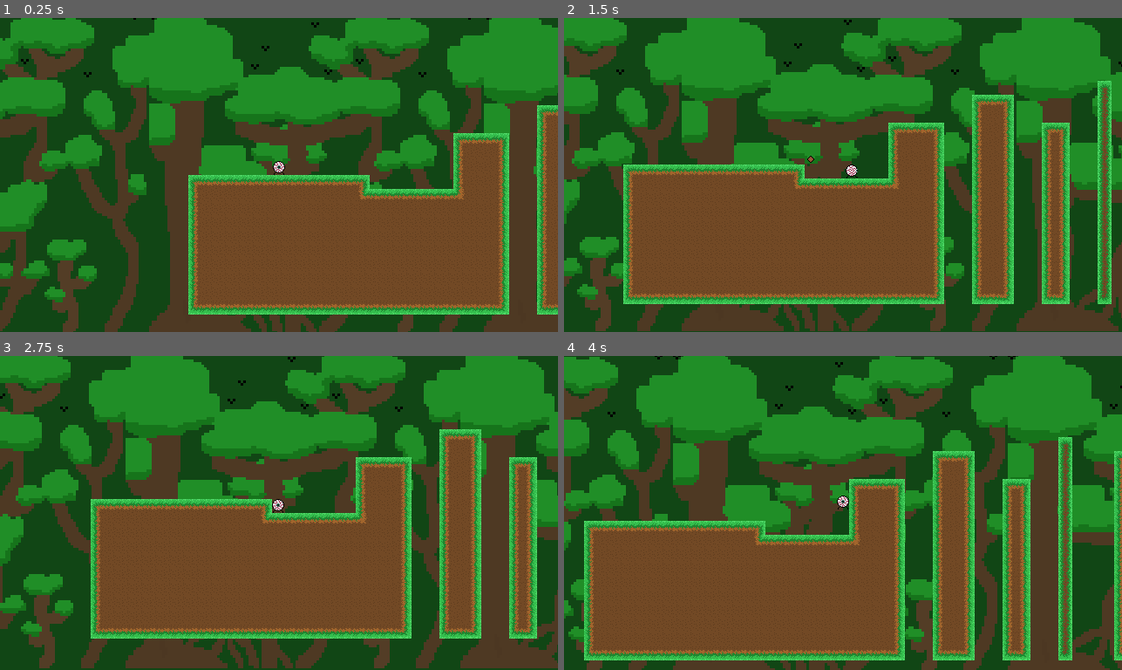
Above: before the commit, frames 1-4 (two rows, left to right).
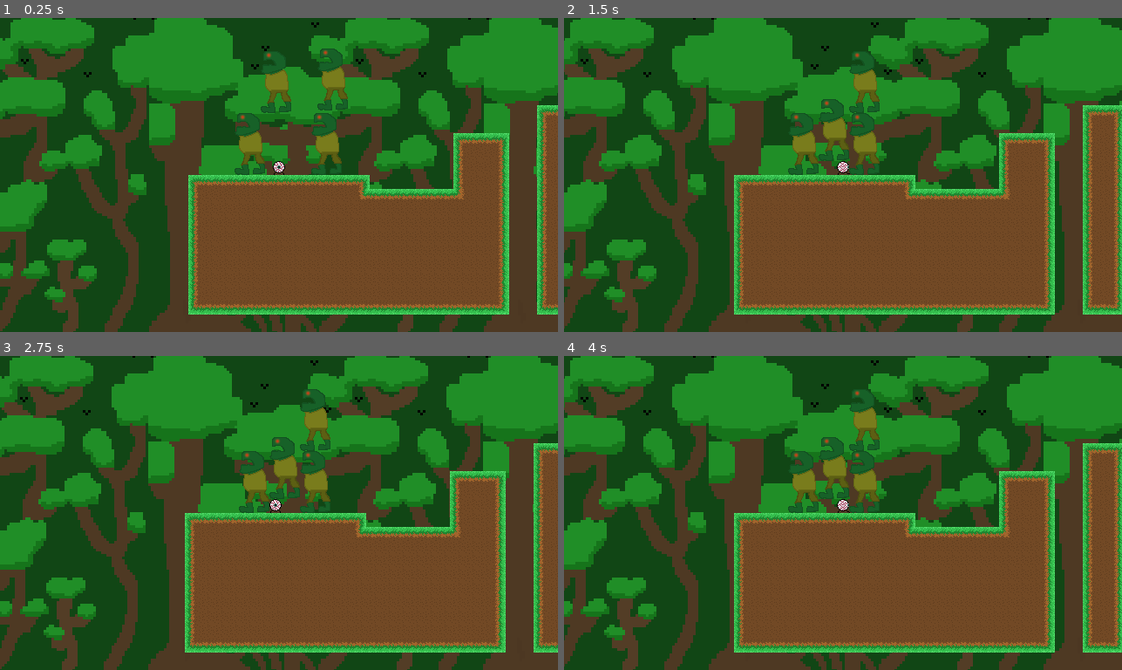
Above: after the commit, the same moments.

Repository: epimetheusgames/EyeSore
Game: Godot game, scene res://World.tscn
The game is run twice, just before and just after one commit, with the same random seed, the same clock (stepped at 60 frames per second) and the same inputs. Before the commit the project has no main scene; this scene is started directly in both runs.
Inputs (mouse positions are in pixels of both pictures, inside the frame that each line leads up to):
- Up to frame 1 (0.25 s): no input
- Up to frame 2 (1.5 s): move the mouse to (965, 159) at 0.52 s; hold D (movement_right) from 0.53 s (still down); tap Alt (self_destruct, bound only after the commit) at 0.6 s; tap Space (movement_jump) at 0.77 s; move the mouse to (731, 190) at 1.27 s; click (731, 190) at 1.35 s
- Up to frame 3 (2.75 s): tap Space (movement_jump) at 1.52 s; tap Alt (self_destruct, bound only after the commit) at 1.55, 2.1 s; move the mouse to (334, 443) at 2.02 s; release D (movement_right) at 2.03 s; hold A (movement_left) from 2.03 s (still down)
- Up to frame 4 (4 s): move the mouse to (815, 575) at 2.77 s; release A (movement_left) at 2.78 s; hold D (movement_right) from 2.78 s (still down); tap Alt (self_destruct, bound only after the commit) at 2.85, 3.8 s; tap Space (movement_jump) at 3.02, 3.77 s; move the mouse to (1010, 560) at 3.52 s; click (1010, 560) at 3.6 s

The runs differ from the first frame. In frame 1, 2.5% of the frame differs, in the area x 42-63%, y 9-50%; in frame 2, 61%; in frame 3, 58%; in frame 4, 66%, in the area x 0-100%, y 0-100%.

Commit message:
Added basic enemies

Diff:
--- /dev/null
+++ b/OGPC_Project_Native_Directory/Enemy1.gd
@@ -0,0 +1,122 @@
+extends KinematicBody2D
+
+# I did kind of copy a lot of this code from the player script
+
+# whether or not the player is currently holding down to fastfall
+var fastfall = false
+
+# Enemy Vector2 velocity
+var velocity = Vector2.ZERO
+# The direction the enemy will move in depending on calculations
+var movement_direction = Vector2.ZERO
+# I might need it
+var current_speed = 0
+
+# if enemy died
+var died = false
+
+#the strength of the player's gravity while not fastfalling
+export var gravity_strength = 10
+# the strength of the player's gravity while fastfalling
+export var fastfall_gravity_strength = 25
+# the speed of the player's acceleration
+export var acceleration_speed = 5
+# the speed of the player switching directions
+export var turnaround_speed = 12
+# the speed at which the player slows down
+export var friction_strength = 20
+# the speed at which the player's y velocity starts decelerating after they let go of the jump button
+export var low_jump_deceleration_speed = 1.95
+# the player's maximum speed
+export var max_speed = 200
+# the max falling speed of the player
+export var max_fall_speed = 260
+# the speed at which the player switches directions slower
+export var fast_turnaround_threshold = 180
+
+func _physics_process(delta):
+	var player = get_owner().get_node("Player_Body")
+	var space_state = get_world_2d().direct_space_state
+	var self_position = position - $CollisionShape2D.shape.extents
+	var result = space_state.intersect_ray(position, player.position, [self])
+
+	if died:
+		$AnimatedSprite.visible = false
+		$CollisionShape2D.disabled = true
+		return
+
+	movement_direction = Vector2.ZERO
+
+	if result and result.collider.get_class() == "KinematicBody2D":
+		if player.position.x < position.x:
+			movement_direction.x = -1
+		elif player.position.x > position.x:
+			movement_direction.x = 1
+
+	if movement_direction.x == 0:
+		Apply_Friction()
+	else:
+		Apply_Acceleration(movement_direction.x)
+
+	velocity = move_and_slide(velocity, Vector2.UP)
+
+	if velocity.x >= 0:
+		current_speed = velocity.x
+	elif velocity.x < 0:
+		current_speed = velocity.x * -1
+
+	if fastfall == true:
+		if velocity.y < max_fall_speed * 1.5:
+			Apply_Gravity()
+	else:
+		if velocity.y < max_fall_speed:
+			Apply_Gravity()
+
+	if position.y > 700:
+		died = true
+
+	if velocity.x == 0 and is_on_floor():
+		#$AnimatedSprite.animation = "Idle"
+		$AnimatedSprite.play()
+	elif velocity.x > 0 and is_on_floor():
+		#set animation to walking right
+		#$AnimatedSprite.animation = "Walking_Right"
+		$AnimatedSprite.play()
+	elif velocity.x < 0 and is_on_floor():
+		#set animation to walking left
+		#$AnimatedSprite.animation = "Walking_Left"
+		$AnimatedSprite.play()
+	elif not is_on_floor() and movement_direction.x == 0:
+		#$AnimatedSprite.animation = "Jumping_Center"
+		$AnimatedSprite.play()
+	elif not is_on_floor() and velocity.x > 0:
+		#$AnimatedSprite.animation = "Jumping_Right"
+		$AnimatedSprite.play()
+	elif not is_on_floor() and velocity.x < 0:
+		#$AnimatedSprite.animation = "Jumping_Left"
+		$AnimatedSprite.play()
+	else:
+		$AnimatedSprite.stop()
+
+func Apply_Gravity():
+	if fastfall == true:
+		velocity.y += fastfall_gravity_strength
+	else:
+		velocity.y += gravity_strength
+
+func Apply_Acceleration(x_direction):
+	if current_speed < fast_turnaround_threshold:
+		acceleration_speed = 10
+		turnaround_speed = 24
+	else:
+		acceleration_speed = 10
+		turnaround_speed = 18
+
+	if movement_direction.x * velocity.x >= 0:
+		velocity.x = move_toward(velocity.x, x_direction * max_speed, acceleration_speed)
+	else:
+		velocity.x = move_toward(velocity.x, x_direction * max_speed, turnaround_speed)
+
+#move the player's x velocity towards 0 by the friction_strength variable every time it is called
+func Apply_Friction():
+	velocity.x = move_toward(velocity.x, 0, friction_strength)
--- /dev/null
+++ b/OGPC_Project_Native_Directory/Enemy1.tscn
@@ -0,0 +1,26 @@
+[gd_scene load_steps=5 format=2]
+
+[ext_resource path="res://OGPC_2022_Mad_Left_1_Sprite.png" type="Texture" id=1]
+[ext_resource path="res://Enemy1.gd" type="Script" id=2]
+
+[sub_resource type="SpriteFrames" id=1]
+animations = [ {
+"frames": [ ExtResource( 1 ) ],
+"loop": true,
+"name": "MadLeft",
+"speed": 5.0
+} ]
+
+[sub_resource type="RectangleShape2D" id=2]
+extents = Vector2( 17.5, 35.5 )
+
+[node name="Enemy1Body" type="KinematicBody2D" groups=["enemies"]]
+script = ExtResource( 2 )
+
+[node name="AnimatedSprite" type="AnimatedSprite" parent="."]
+frames = SubResource( 1 )
+animation = "MadLeft"
+
+[node name="CollisionShape2D" type="CollisionShape2D" parent="."]
+position = Vector2( 1.5, 0.5 )
+shape = SubResource( 2 )
--- a/OGPC_Project_Native_Directory/Player.gd
+++ b/OGPC_Project_Native_Directory/Player.gd
@@ -81,6 +81,9 @@
 	if position.y > 700:
 		position = respawn_position
 
+	if Input.is_action_just_pressed("self_destruct"):
+		position = respawn_position
+
 	# if the player is not moving, start the animation player and play the idle animation, and the rest of the animations have not been implemented yet so if it needs to play those it just stops the animation
 	if velocity.x == 0 and is_on_floor():
 		$AnimatedSprite.animation = "Idle"
--- a/OGPC_Project_Native_Directory/Player.tscn
+++ b/OGPC_Project_Native_Directory/Player.tscn
@@ -9,6 +9,10 @@
 [sub_resource type="RectangleShape2D" id=6]
 extents = Vector2( 7, 8 )
 
+[sub_resource type="AtlasTexture" id=26]
+atlas = ExtResource( 2 )
+region = Rect2( 0, 0, 16, 16 )
+
 [sub_resource type="AtlasTexture" id=47]
 atlas = ExtResource( 5 )
 region = Rect2( 0, 0, 16, 16 )
@@ -16,6 +20,70 @@
 [sub_resource type="AtlasTexture" id=48]
 atlas = ExtResource( 5 )
 region = Rect2( 16, 0, 16, 16 )
+
+[sub_resource type="AtlasTexture" id=53]
+atlas = ExtResource( 5 )
+region = Rect2( 96, 0, 16, 16 )
+
+[sub_resource type="AtlasTexture" id=54]
+atlas = ExtResource( 5 )
+region = Rect2( 112, 0, 16, 16 )
+
+[sub_resource type="AtlasTexture" id=55]
+atlas = ExtResource( 5 )
+region = Rect2( 128, 0, 16, 16 )
+
+[sub_resource type="AtlasTexture" id=50]
+atlas = ExtResource( 5 )
+region = Rect2( 48, 0, 16, 16 )
+
+[sub_resource type="AtlasTexture" id=51]
+atlas = ExtResource( 5 )
+region = Rect2( 64, 0, 16, 16 )
+
+[sub_resource type="AtlasTexture" id=52]
+atlas = ExtResource( 5 )
+region = Rect2( 80, 0, 16, 16 )
+
+[sub_resource type="AtlasTexture" id=37]
+atlas = ExtResource( 2 )
+region = Rect2( 176, 0, 16, 16 )
+
+[sub_resource type="AtlasTexture" id=38]
+atlas = ExtResource( 2 )
+region = Rect2( 192, 0, 16, 16 )
+
+[sub_resource type="AtlasTexture" id=39]
+atlas = ExtResource( 2 )
+region = Rect2( 208, 0, 16, 16 )
+
+[sub_resource type="AtlasTexture" id=40]
+atlas = ExtResource( 2 )
+region = Rect2( 224, 0, 16, 16 )
+
+[sub_resource type="AtlasTexture" id=41]
+atlas = ExtResource( 2 )
+region = Rect2( 240, 0, 16, 16 )
+
+[sub_resource type="AtlasTexture" id=42]
+atlas = ExtResource( 2 )
+region = Rect2( 256, 0, 16, 16 )
+
+[sub_resource type="AtlasTexture" id=43]
+atlas = ExtResource( 2 )
+region = Rect2( 272, 0, 16, 16 )
+
+[sub_resource type="AtlasTexture" id=44]
+atlas = ExtResource( 2 )
+region = Rect2( 288, 0, 16, 16 )
+
+[sub_resource type="AtlasTexture" id=45]
+atlas = ExtResource( 2 )
+region = Rect2( 304, 0, 16, 16 )
+
+[sub_resource type="AtlasTexture" id=46]
+atlas = ExtResource( 2 )
+region = Rect2( 320, 0, 16, 16 )
 
 [sub_resource type="AtlasTexture" id=27]
 atlas = ExtResource( 2 )
@@ -57,94 +125,16 @@
 atlas = ExtResource( 2 )
 region = Rect2( 160, 0, 16, 16 )
 
-[sub_resource type="AtlasTexture" id=37]
-atlas = ExtResource( 2 )
-region = Rect2( 176, 0, 16, 16 )
-
-[sub_resource type="AtlasTexture" id=38]
-atlas = ExtResource( 2 )
-region = Rect2( 192, 0, 16, 16 )
-
-[sub_resource type="AtlasTexture" id=39]
-atlas = ExtResource( 2 )
-region = Rect2( 208, 0, 16, 16 )
-
-[sub_resource type="AtlasTexture" id=40]
-atlas = ExtResource( 2 )
-region = Rect2( 224, 0, 16, 16 )
-
-[sub_resource type="AtlasTexture" id=41]
-atlas = ExtResource( 2 )
-region = Rect2( 240, 0, 16, 16 )
-
-[sub_resource type="AtlasTexture" id=42]
-atlas = ExtResource( 2 )
-region = Rect2( 256, 0, 16, 16 )
-
-[sub_resource type="AtlasTexture" id=43]
-atlas = ExtResource( 2 )
-region = Rect2( 272, 0, 16, 16 )
-
-[sub_resource type="AtlasTexture" id=44]
-atlas = ExtResource( 2 )
-region = Rect2( 288, 0, 16, 16 )
-
-[sub_resource type="AtlasTexture" id=45]
-atlas = ExtResource( 2 )
-region = Rect2( 304, 0, 16, 16 )
-
-[sub_resource type="AtlasTexture" id=46]
-atlas = ExtResource( 2 )
-region = Rect2( 320, 0, 16, 16 )
-
-[sub_resource type="AtlasTexture" id=50]
-atlas = ExtResource( 5 )
-region = Rect2( 48, 0, 16, 16 )
-
-[sub_resource type="AtlasTexture" id=51]
-atlas = ExtResource( 5 )
-region = Rect2( 64, 0, 16, 16 )
-
-[sub_resource type="AtlasTexture" id=52]
-atlas = ExtResource( 5 )
-region = Rect2( 80, 0, 16, 16 )
-
-[sub_resource type="AtlasTexture" id=53]
-atlas = ExtResource( 5 )
-region = Rect2( 96, 0, 16, 16 )
-
-[sub_resource type="AtlasTexture" id=54]
-atlas = ExtResource( 5 )
-region = Rect2( 112, 0, 16, 16 )
-
-[sub_resource type="AtlasTexture" id=55]
-atlas = ExtResource( 5 )
-region = Rect2( 128, 0, 16, 16 )
-
-[sub_resource type="AtlasTexture" id=26]
-atlas = ExtResource( 2 )
-region = Rect2( 0, 0, 16, 16 )
-
 [sub_resource type="SpriteFrames" id=1]
 animations = [ {
+"frames": [ SubResource( 26 ) ],
+"loop": true,
+"name": "Idle",
+"speed": 5.0
+}, {
 "frames": [ SubResource( 47 ), SubResource( 48 ) ],
 "loop": false,
 "name": "Jumping_Center",
-"speed": 15.0
-}, {
-"frames": [ SubResource( 27 ), SubResource( 28 ), SubResource( 29 ), SubResource( 30 ), SubResource( 31 ), SubResource( 32 ), SubResource( 33 ), SubResource( 34 ), SubResource( 35 ), SubResource( 36 ) ],
-"loop": true,
-"name": "Walking_Right",
-"speed": 30.0
-}, {
-"frames": [ SubResource( 37 ), SubResource( 38 ), SubResource( 39 ), SubResource( 40 ), SubResource( 41 ), SubResource( 42 ), SubResource( 43 ), SubResource( 44 ), SubResource( 45 ), SubResource( 46 ) ],
-"loop": true,
-"name": "Walking_Left",
-"speed": 30.0
-}, {
-"frames": [ SubResource( 50 ), SubResource( 51 ), SubResource( 52 ) ],
-"loop": false,
-"name": "Jumping_Right",
 "speed": 15.0
 }, {
 "frames": [ SubResource( 53 ), SubResource( 54 ), SubResource( 55 ) ],
@@ -152,10 +142,20 @@
 "name": "Jumping_Left",
 "speed": 15.0
 }, {
-"frames": [ SubResource( 26 ) ],
+"frames": [ SubResource( 50 ), SubResource( 51 ), SubResource( 52 ) ],
+"loop": false,
+"name": "Jumping_Right",
+"speed": 15.0
+}, {
+"frames": [ SubResource( 37 ), SubResource( 38 ), SubResource( 39 ), SubResource( 40 ), SubResource( 41 ), SubResource( 42 ), SubResource( 43 ), SubResource( 44 ), SubResource( 45 ), SubResource( 46 ) ],
 "loop": true,
-"name": "Idle",
-"speed": 5.0
+"name": "Walking_Left",
+"speed": 30.0
+}, {
+"frames": [ SubResource( 27 ), SubResource( 28 ), SubResource( 29 ), SubResource( 30 ), SubResource( 31 ), SubResource( 32 ), SubResource( 33 ), SubResource( 34 ), SubResource( 35 ), SubResource( 36 ) ],
+"loop": true,
+"name": "Walking_Right",
+"speed": 30.0
 } ]
 
 [node name="Player_Body" type="KinematicBody2D"]
--- a/OGPC_Project_Native_Directory/Player_Bullet.gd
+++ b/OGPC_Project_Native_Directory/Player_Bullet.gd
@@ -7,10 +7,12 @@
 
 
 func _physics_process(delta):
-
+	var enemies = get_tree().get_nodes_in_group("enemies")
 	var bullet_collision_info = move_and_collide(velocity.normalized() * delta * speed)
 
 	if bullet_collision_info != null:
 		self.queue_free()
+		for enemy in enemies:
+			pass # check for if the bullet hit this specific enemy, if so, set enemy.died to true.
 
 	speed += speed_scaling_amount
--- a/OGPC_Project_Native_Directory/World.tscn
+++ b/OGPC_Project_Native_Directory/World.tscn
@@ -1,9 +1,10 @@
-[gd_scene load_steps=26 format=2]
+[gd_scene load_steps=27 format=2]
 
 [ext_resource path="res://GroundTileMap.tscn" type="PackedScene" id=1]
 [ext_resource path="res://OGPC_Project_Tileset.png" type="Texture" id=2]
 [ext_resource path="res://Player.tscn" type="PackedScene" id=3]
 [ext_resource path="res://OGPC_Project_WIP_Jungle_Background.png" type="Texture" id=4]
+[ext_resource path="res://Enemy1.tscn" type="PackedScene" id=5]
 
 [sub_resource type="ConvexPolygonShape2D" id=1]
 points = PoolVector2Array( 0, 0, 16, 0, 16, 16, 0, 16 )
@@ -234,3 +235,15 @@
 centered = false
 region_enabled = true
 region_rect = Rect2( 0, 0, 512, 512 )
+
+[node name="Enemy1Body" parent="." instance=ExtResource( 5 )]
+position = Vector2( 33, 269 )
+
+[node name="Enemy1Body2" parent="." instance=ExtResource( 5 )]
+position = Vector2( 161, 258 )
+
+[node name="Enemy1Body3" parent="." instance=ExtResource( 5 )]
+position = Vector2( 168, 176 )
+
+[node name="Enemy1Body4" parent="." instance=ExtResource( 5 )]
+position = Vector2( 53, 190 )
--- a/OGPC_Project_Native_Directory/project.godot
+++ b/OGPC_Project_Native_Directory/project.godot
@@ -11,6 +11,7 @@
 [application]
 
 config/name="OGPC_Game_Project_2022"
+run/main_scene="res://World.tscn"
 boot_splash/image="res://icon.png"
 config/icon="res://icon.png"
 
@@ -96,6 +97,12 @@
 , Object(InputEventJoypadButton,"resource_local_to_scene":false,"resource_name":"","device":0,"button_index":2,"pressure":0.0,"pressed":false,"script":null)
  ]
 }
+self_destruct={
+"deadzone": 0.5,
+"events": [ Object(InputEventKey,"resource_local_to_scene":false,"resource_name":"","device":0,"alt":true,"shift":false,"control":false,"meta":false,"command":false,"pressed":false,"scancode":16777240,"physical_scancode":0,"unicode":0,"echo":false,"script":null)
+, Object(InputEventJoypadButton,"resource_local_to_scene":false,"resource_name":"","device":0,"button_index":3,"pressure":0.0,"pressed":false,"script":null)
+ ]
+}
 
 [layer_names]
 
